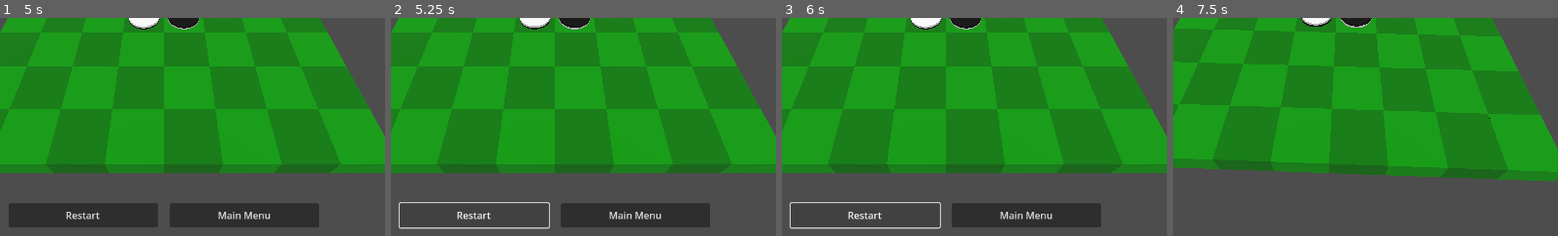
Above: before the commit, frames 1-4 (left to right).
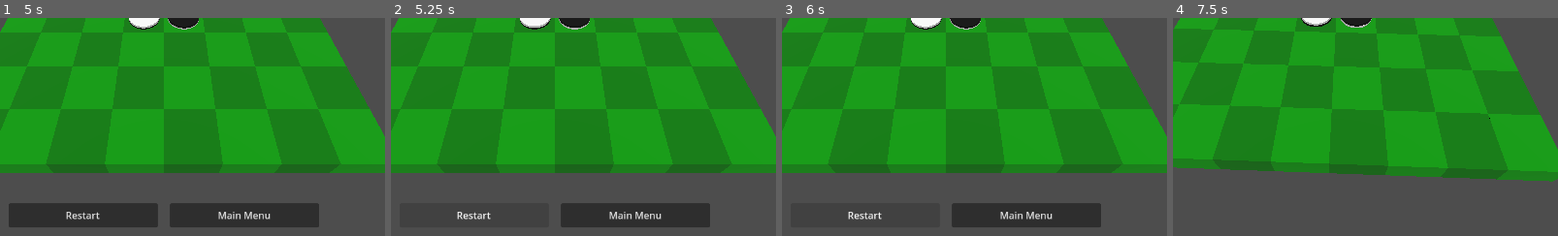
Above: after the commit, the same moments.

Repository: phrasmotica/othello
Game: Godot game, scene res://scenes/3d/main_menu_3d.tscn
Two runs of this game, one before a commit and one after it. Both use one fixed random seed, a clock stepped at 60 frames per second and the inputs below.
Inputs (mouse positions are % of the whole screen's width and height, from its top left):
- Up to frame 1 (5 s): move the mouse to (73, 45) at 0.52 s; click (73, 45) at 0.67 s; click "Start Game" at 1.25 s; move the mouse to (30, 55) at 2.02 s; click (30, 55) at 2.17 s; move the mouse to (60, 28) at 2.77 s; click (60, 28) at 2.92 s; move the mouse to (45, 70) at 3.52 s; click (45, 70) at 3.67 s; tap Enter at 4.25 s; move the mouse to (81, 65) at 4.27 s; click (81, 65) at 4.42 s
- Up to frame 2 (5.25 s): click "Restart" at 5 s
- Up to frame 3 (6 s): click "Restart" at 5.75 s
- Up to frame 4 (7.5 s): click "Restart" at 6.5 s; click "Main Menu" at 7.25 s
The pictures show only the part of the screen within x 29-79%, y 50-100%; the shares and areas given below are measured in that part.

Frame 1 is identical in both runs. In frame 2, 0.6% of the frame differs, in the area x 2-42%, y 84-97%; in frame 3, 0.6%; in frame 4, nothing differs.

Commit message:
Don't allow focussing the game buttons

Diff:
--- a/scenes/game_buttons.tscn
+++ b/scenes/game_buttons.tscn
@@ -19,6 +19,7 @@
 layout_mode = 2
 size_flags_horizontal = 3
 size_flags_vertical = 4
+focus_mode = 0
 text = "Restart"
 
 [node name="MainMenuButton" type="Button" parent="HBoxContainer"]
@@ -27,4 +28,5 @@
 layout_mode = 2
 size_flags_horizontal = 3
 size_flags_vertical = 4
+focus_mode = 0
 text = "Main Menu"
